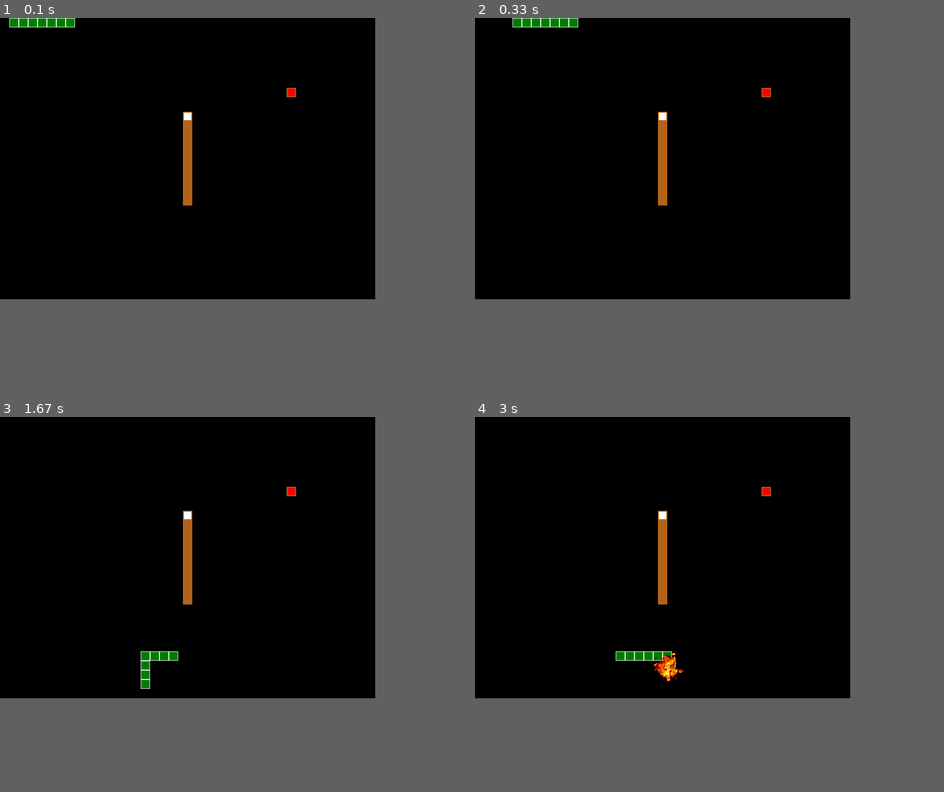
Above: before the commit, frames 1-4 (two rows, left to right).
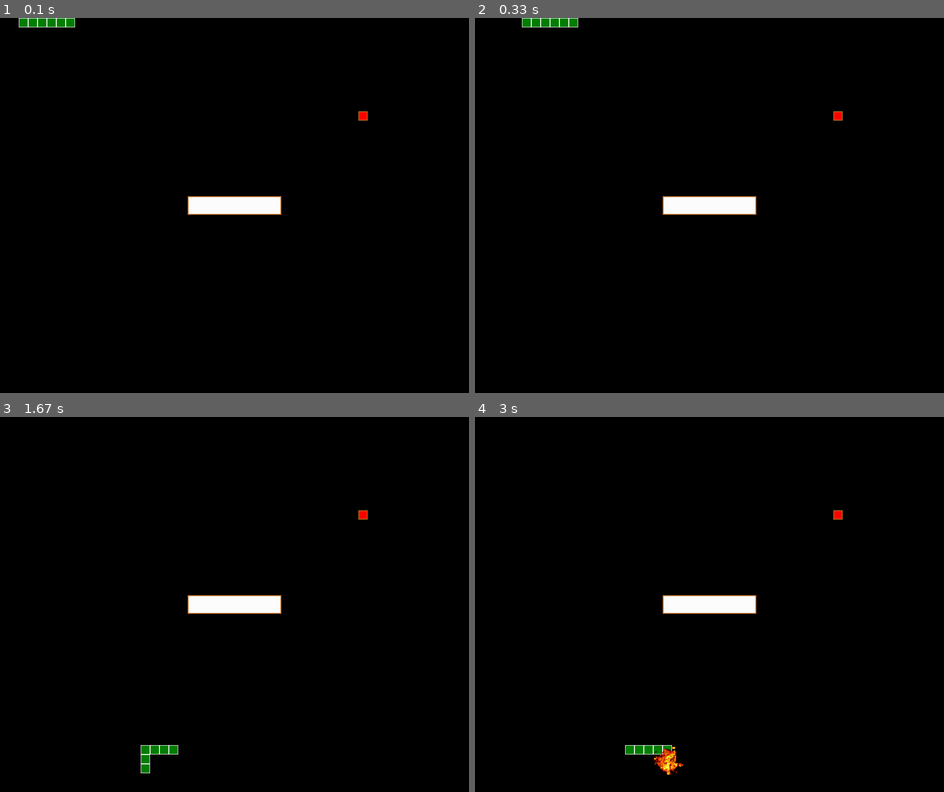
Above: after the commit, the same moments.

Repository: toancqb/Pygame_Projects
Game: pygame game, started from snake_hunting/game_snake.py
Two runs of this game, one before a commit and one after it. Both use one fixed random seed, a clock stepped at 60 frames per second and the inputs below.
Inputs:
- Up to frame 1 (0.1 s): no input
- Up to frame 2 (0.33 s): no input
- Up to frame 3 (1.67 s): hold Up 0.83-1.3 s; hold Right from 1.33 s (still down)
- Up to frame 4 (3 s): release Right at 1.8 s; hold Left 1.83-2.37 s
The window is 720x540 before the commit and 900x720 after it. Grey fills any space a smaller window leaves; there, only what the larger window draws over its background counts as a difference.

The runs differ from the first frame. In frame 1, 1.6% of the frame differs, in the area x 2-79%, y 0-53%; in frame 2, 1.6%; in frame 3, 2.2%; in frame 4, 2.6%, in the area x 30-79%, y 18-96%.

Commit message:
implement multi-player

Diff:
--- a/snake_hunting/define.py
+++ b/snake_hunting/define.py
@@ -12,8 +12,8 @@
 )
 
 SQ_SIZE = 20
-NX = 40
-NY = 30
+NX = 50 # 25 50
+NY = 40
 SCREEN_WIDTH = SQ_SIZE * NX
 SCREEN_HEIGHT = SQ_SIZE * NY
 GAME_SPEED = 10
--- a/snake_hunting/game_snake.py
+++ b/snake_hunting/game_snake.py
@@ -16,10 +16,17 @@
         pygame.time.set_timer(self.ADDFRUIT, 50000)
 
         fruits = pygame.sprite.Group()
-        fruits.add(Fruit())
-        # snakes_sprite_group = pygame.sprite.Group()
+        fr = Fruit()
+        fruits.add(fr)
+        walls = pygame.sprite.Group()
+        wl = Wall()
+        walls.add(wl)
 
-        snakes = Snakes()
+        all_sprites = pygame.sprite.Group()
+        all_sprites.add(fr)
+        all_sprites.add(wl)
+
+        snakes = Snakes(all_sprites)
         snakes.add_snake()
         snakes.add_snake()
         snakes.add_snake()
@@ -27,8 +34,6 @@
         snakes.add_snake()
         snakes.add_snake()
 
-        wall = Wall()
-        fruits.add(wall)
         opt = True
         running = True
         while running:
@@ -43,28 +48,26 @@
                     fruits.add(new_fruit)
             pressed_keys = pygame.key.get_pressed()
 
-            self.draw_board(None, None, None)
+            self.draw_board()
             if opt:
                 snakes.update(pressed_keys)
             for snake in snakes.group:
-
                 for fruit in fruits:
                     if pygame.sprite.collide_rect(snake, fruit):
                         fruit.kill()
                         new_fruit = Fruit()
                         fruits.add(new_fruit)
+                        all_sprites.add(new_fruit)
                         snakes.add_snake()
-                self.screen.blit(snake.surf, snake.rect)
 
-            for fruit in fruits:
-                self.screen.blit(fruit.surf, fruit.rect)
-            i = 1
-            while i < snakes.len:
-                if snakes.head.rect.colliderect(snakes.group[i]):
+                if (snake != snakes.head and snakes.head.rect.colliderect(snake))\
+                or pygame.sprite.spritecollideany(snake, walls):
                     expl = Explosion(snakes.head.rect.copy())
                     opt = False
                     break
-                i += 1
+            for fw in all_sprites:
+                self.screen.blit(fw.surf, fw.rect)
+
             if not opt:
                 self.screen.blit(expl.surf, expl.rect)
             pygame.display.flip()
@@ -73,7 +76,7 @@
 
         pygame.quit()
 
-    def draw_board(self, lst_snake, fruit, wall):
+    def draw_board(self):
         self.screen.fill(BLACK)
 
 
--- a/snake_hunting/objects_class.py
+++ b/snake_hunting/objects_class.py
@@ -50,8 +50,9 @@
 
 class Snakes(pygame.sprite.Sprite):
 
-    def __init__(self):
+    def __init__(self, all_sprites):
         super(Snakes, self).__init__()
+        self.all_sprites = all_sprites
         self.head = Snake((0,0), 1, (SQ_SIZE, 0))
         self.group = [self.head]
         self.len = 1
@@ -64,6 +65,7 @@
         self.group.insert(0, new_snake)
         self.len += 1
         self.head = new_snake
+        self.all_sprites.add(new_snake)
 
     def update(self, pressed_keys):
         i = self.len-1
@@ -80,9 +82,9 @@
 
     def __init__(self):
         super(Wall, self).__init__()
-        self.surf = pygame.Surface((SQ_SIZE,SQ_SIZE*10))
+        self.surf = pygame.Surface((SQ_SIZE*10,SQ_SIZE*2))
         self.surf.fill(ORANGE)
-        pygame.draw.rect(self.surf,WHITE, (2, 2, SQ_SIZE-4, SQ_SIZE-4))
+        pygame.draw.rect(self.surf,WHITE, (2, 2, 10*SQ_SIZE-4, 2*SQ_SIZE-4))
         self.rect = self.surf.get_rect(
             center = (SCREEN_WIDTH/2,
                       SCREEN_HEIGHT/2)
